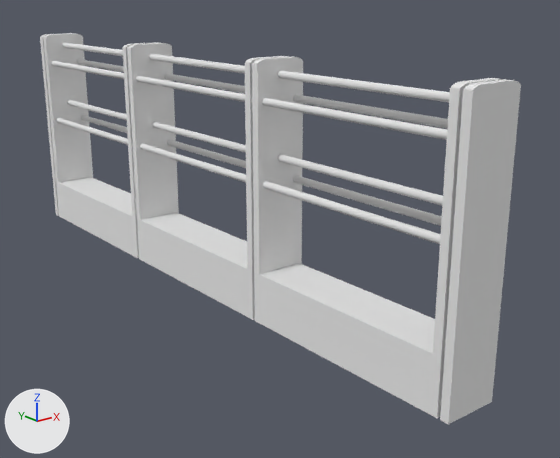
Renders of the OBJ model HeavyBeatProject/Assets/ZZ_RenderPipeline/B Map/models/tafel muur/tafel top houders.obj from each side of a commit.
The view is the same before and after, from a camera (50 mm lens) standing at (-12.57, 4.37, 6.84) and looking at (-6.52, 11.94, 3.81). Every picture has the same lights, and +X, +Y and +Z are marked at lower left. Where no turn or scale is listed for an object, it has been applied to the vertices.

The first picture shows 'tafel top houders'.
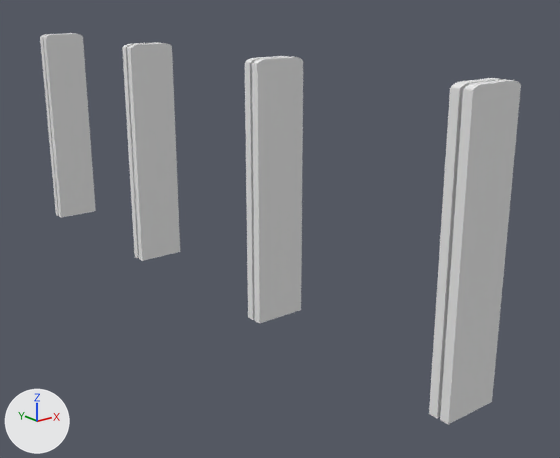
Pixel boxes [x1, y1, x2, y2] of what changed, in the pictures (560 x 458 px):
```json
{"part": 1, "of": "me_tafel_top_houders", "change": "deleted", "before": [51, 42, 450, 414]}
```

Scene script edits in JSON lines:
```json
{"block": "me_tafel_top_houders", "where": "# used by ob_tafel_top_houders; location = (0.0, 0.0, 0.0)"}
{"op": "remove", "block": "me_tafel_top_houders", "code": "me_tafel_top_houders.from_pydata(...)  # 248 vertices, 256 faces; spans x -7.44..-6.79, y 8.31..17.11, z 2.99..6.08"}
{"op": "add", "block": "me_tafel_top_houders", "code": "me_tafel_top_houders.from_pydata(...)  # 128 vertices, 112 faces; spans x -7.44..-6.79, y 8.31..17.11, z 2.99..6.08"}
{"block": "me_tafel_top_houders", "change": "me_tafel_top_houders part 1: 9 loose pieces with 120 vertices, spanning x -7.44..-6.82, y 8.39..17.05, z 2.99..5.95, are deleted"}
```
